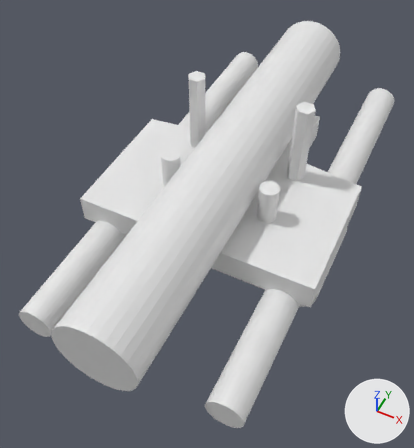
Renders of the Blender file 3D-models/Blender/pen-end.blend from each side of a commit.
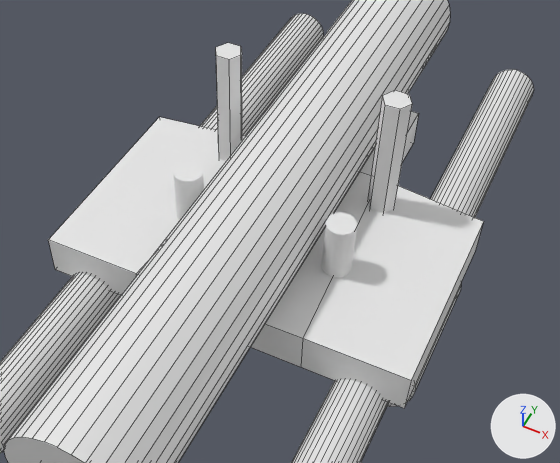
Old and new are each drawn whole from a camera (50 mm lens) standing at (35.7, -81.7, 93.6) and looking at (-1.3, -7.7, 1.0) and again close up on the part from 12% to 99% of the width and 10% to 77% of the height. Every picture has the same lights, and +X, +Y and +Z are marked at lower right. The close-ups show mesh edges as thin lines.

The older version as bpy lines, for what is in view:
```python
me_cube_004 = bpy.data.meshes.new('Cube.004')
me_cube_004.from_pydata(...)  # 20 vertices, 18 faces; spans x -26.0..26.0, y -18.0..31.0, z -3.0..3.0
# before: 0 (-12.0, -18.0, -3.0), 1 (-12.0, -18.0, 3.0) at pixel (136, 273), 4 (12.0, -18.0, -3.0) at pixel (301, 367), 5 (12.0, -18.0, 3.0) at pixel (303, 338), 8 (-26.0, -18.0, -3.0) at pixel (55, 269)
# before: 9 (-26.0, -18.0, 3.0) at pixel (48, 239), 14 (26.0, -18.0, 3.0) at pixel (411, 380), 15 (26.0, -18.0, -3.0) at pixel (404, 408)
# before: 16 (-10.0, 31.0, 3.0), 17 (-10.0, 31.0, -3.0), 18 (10.0, 31.0, 3.0) at pixel (418, 113), 19 (10.0, 31.0, -3.0) at pixel (413, 143)
me_cylinder = bpy.data.meshes.new('Cylinder')
me_cylinder.from_pydata(...)  # 192 vertices, 162 faces; spans x -1.0..1.0, y -1.0..1.0, z -6.13..4.08
me_cylinder_003 = bpy.data.meshes.new('Cylinder.003')
me_cylinder_003.from_pydata(...)  # a 32-sided cylinder along z spanning x -1.0..1.0, y -1.0..1.0, z -1.0..1.0
ob_cube = bpy.data.objects.new('Cube', me_cube_004)
ob_cube.location = (0.0, 0.0, 4.0)
ob_cylinder = bpy.data.objects.new('Cylinder', me_cylinder)
ob_cylinder.location = (20.0, -4.0, -1.0)
ob_cylinder.rotation_euler = (1.571, 0.0, 0.0)  # degrees (90, 0, 0)
ob_cylinder.scale = (6.15, 6.15, 9.75)
ob_cylinder_002 = bpy.data.objects.new('Cylinder.002', me_cylinder_003)
ob_cylinder_002.location = (0.0, 0.0, 12.0)
ob_cylinder_002.rotation_euler = (1.571, 0.0, 0.0)  # degrees (90, 0, 0)
ob_cylinder_002.scale = (8.0, 8.0, 50.0)
# also in view: 'Cylinder.004' at (-11.0, -5.0, 5.0); 'Cylinder.001' at (-20.0, 6.0, -1.0); 'Cylinder.005' at (12.0, 9.0, 12.5); 'Cylinder.006' at (-12.0, 9.0, 12.5); 'Cylinder.003' at (11.0, -5.0, 5.0)
```
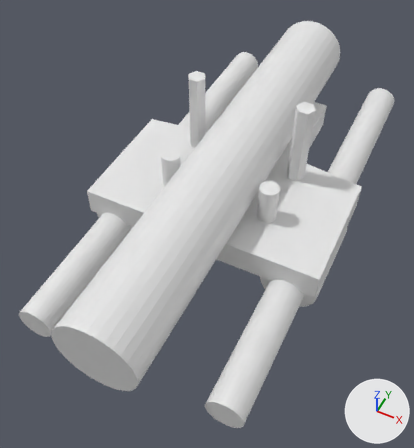
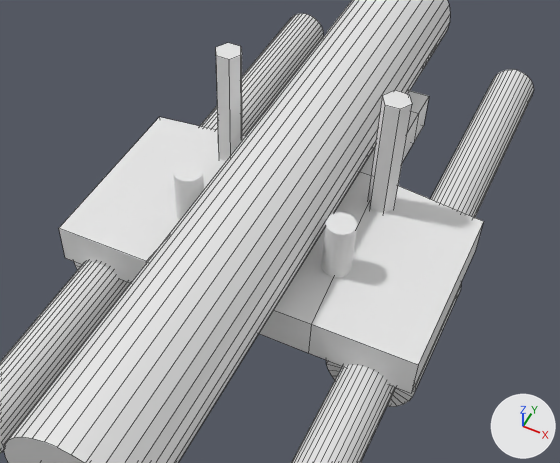
Pixel boxes (x1, y1, x2, y2) of what changed, in the close-ups (560 x 463 px; the box of a moved part takes in the faces that stretch with it):
'Cube', reshaped: before (48, 111, 484, 408); after (59, 91, 484, 393)
part 1 of me_cube_004, moved or reshaped: before (48, 218, 421, 408); after (59, 218, 421, 393)
part 2 of me_cube_004, built on: after (408, 91, 429, 142)

What changed in the scene script:
```text
Change me_cube_004:
    where me_cube_004.from_pydata(...)  # 20 vertices, 18 faces; spans x -26.0..26.0, y -18.0..31.0, z -3.0..3.0
    used by ob_cube; location = (0.0, 0.0, 4.0)
    verts and faces of me_cube_004; kept vertices keep their numbers, new ones are numbered from 20
    me_cube_004 part 1
    add for i in [0, 1, 4, 5, 8, 9, 14, 15]: verts[i] += (0.0, 2.5, 0.0)
    me_cube_004 part 2
    add delete_faces([(16, 18, 19, 17)])
    add for new, old in zip([*range(20, 24)], [*range(16, 20)]): verts[new] = verts[old] + (0.0, 5.0, 0.0)
    add faces += [(18, 19, 23, 22), (20, 22, 23, 21), (16, 20, 21, 17), (17, 21, 23, 19), (16, 18, 22, 20)]
```
